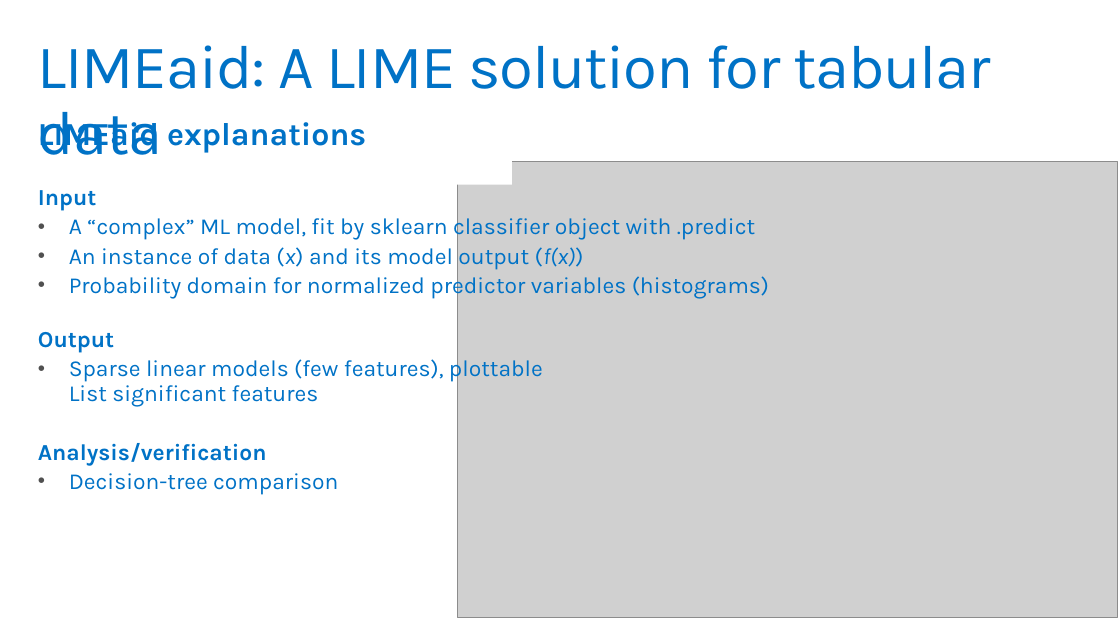
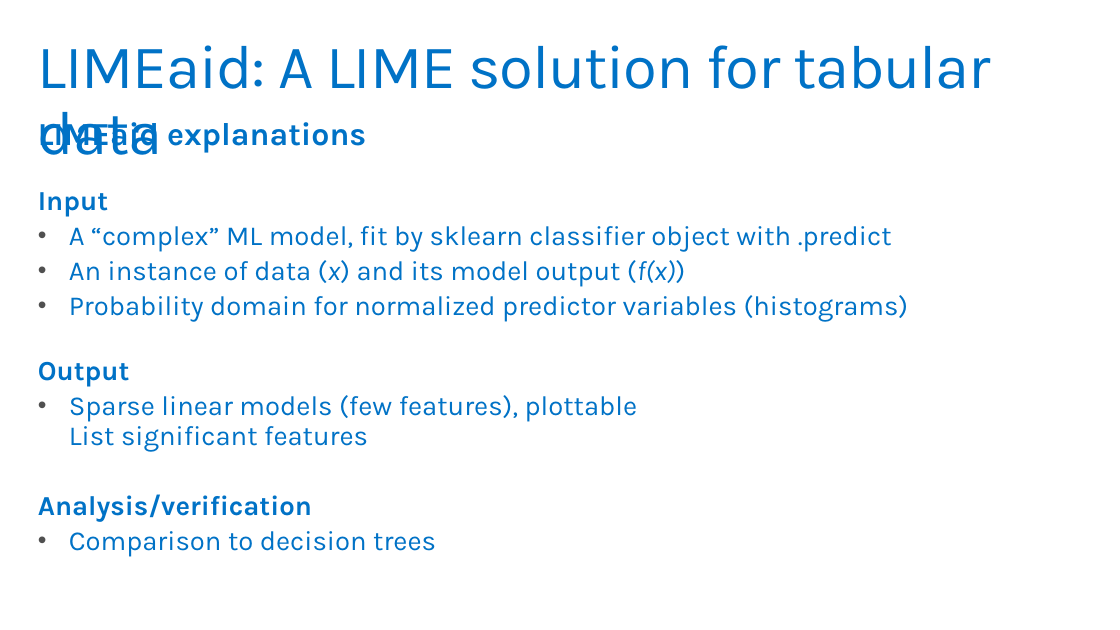
Before and after one commit to PKing70/LIMEaid, a slide deck: slide 3 of docs/LIMEaid_Final.pptx. Drawn at 1120x630 pixels with LibreOffice and Linux fonts; fonts in the diff are those of the drawing; grey boxes stand for pictures; background and template pictures are left out. Boxes give left, top, right and bottom in pixels: in the first picture for what was removed or moved away, otherwise in the second. Text is boxed around its words. In the diff, an @@ line names an element or a change of style, - is before the commit and + after.

Commit message:
Revisions to presentation
Typos, links to Education example, no decision tree, flow chart font size, latest repo and notebook screenshots

```diff
--- a/docs/LIMEaid_Final.pptx
+++ b/docs/LIMEaid_Final.pptx
@@ rectangle removed at [450,157,512,184] @@
@@ picture removed at [457,161,1118,617] @@
@@ text at [38,192,909,522]: size 20 to 24 pt in "Input", "A “complex” ML model, fit by sklearn ...", "An instance of data (x) and its ...", "Probability domain for normalized predictor variables (histo ..." and 3 more places @@
@@ text at [69,531,436,557]: text changed; size 20 to 24 pt @@
-• Decision-tree comparison
+• Comparison to decision trees
```
Also in this commit, not shown: 6 other slides changed, 1 other file.
